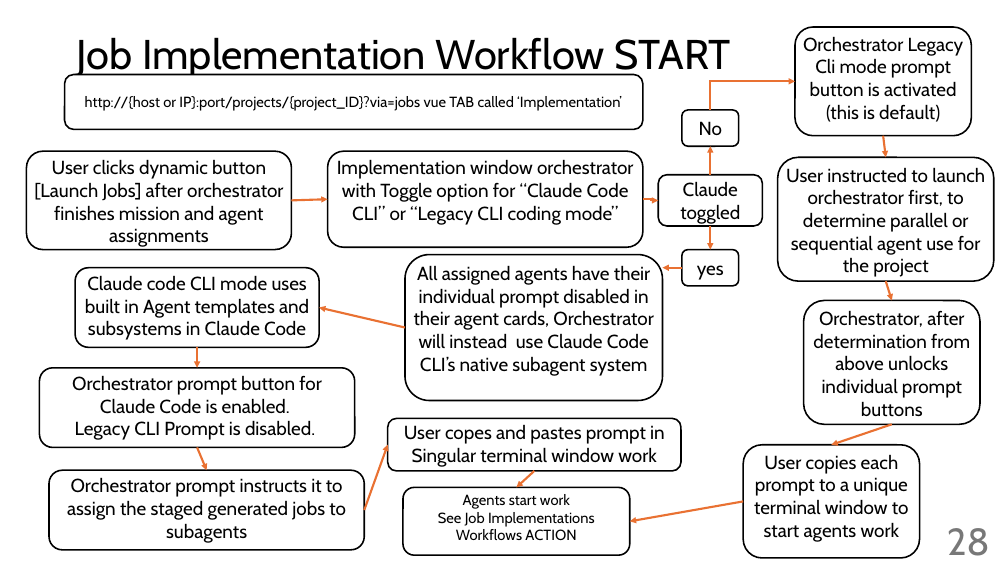
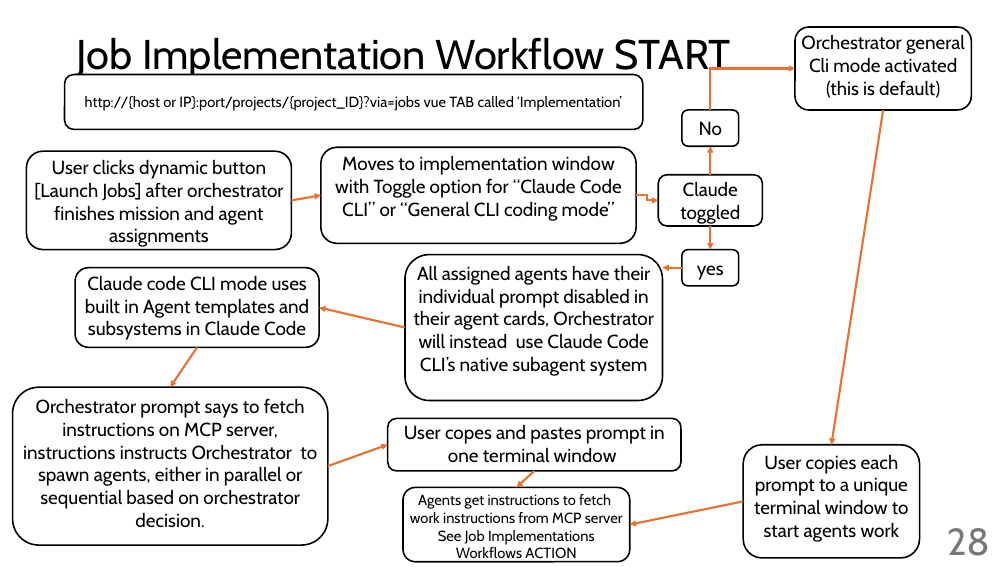
Before and after one commit to giljoai/GiljoAI_MCP, a slide deck: slide 28 of handovers/Reference_docs/giljoai workflow.pptx. Drawn at 1008x567 pixels with LibreOffice and Linux fonts; fonts in the diff are those of the drawing. Boxes give left, top, right and bottom in pixels: in the first picture for what was removed or moved away, otherwise in the second. Text is boxed around its words. In the diff, an @@ line names an element or a change of style, - is before the commit and + after.

Commit message:
Implement execution mode toggle for orchestrator jobs
Added backend and frontend support for setting execution mode ('claude_code' or 'multi_terminal') on orchestrator jobs. The execution mode is now stored in job metadata via a new API endpoint and is used by MCP tools to return mode-specific instructions and team roster. Cleaned up documentation and removed legacy references to deprecated git and task template tools. Added handover documentation for related cleanup and implementation steps.

```diff
--- a/handovers/Reference_docs/giljoai workflow.pptx
+++ b/handovers/Reference_docs/giljoai workflow.pptx
@@ rounded rectangle "Orchestrator general Cli mode activated ...": place and size @@
-rounded rectangle "Orchestrator general Cli mode activated ..." at (796, 27, 972, 136)
+rounded rectangle "Orchestrator general Cli mode activated ..." at (796, 27, 972, 110)
@@ text in rounded rectangle at (801, 34, 965, 98): text changed @@
-Orchestrator Legacy Cli mode prompt button is activated (this is default)
+Orchestrator general Cli mode activated (this is default)
@@ elbow arrow moved from (711, 110) - (796, 82) to (711, 110) - (796, 69) @@
@@ arrow moved from (883, 136) - (886, 157) to (883, 110) - (832, 445) @@
@@ rounded rectangle "Moves to implementation window with ...": place and size @@
-rounded rectangle "Moves to implementation window with ..." at (327, 151, 643, 247)
+rounded rectangle "Moves to implementation window with ..." at (321, 147, 636, 243)
@@ text in rounded rectangle at (335, 155, 622, 221): text changed @@
-Implementation window orchestrator with Toggle option for “Claude Code CLI” or “Legacy CLI coding mode”
+Moves to implementation window with Toggle option for “Claude Code CLI” or “General CLI coding mode”
@@ rounded rectangle removed at (778, 157, 994, 281) @@
-User instructed to launch orchestrator first, to determine parallel or sequential agent use for the project
@@ arrow moved from (291, 200) - (327, 200) to (291, 200) - (321, 195) @@
@@ elbow arrow moved from (643, 200) - (659, 200) to (636, 195) - (659, 200) @@
@@ arrow removed from (886, 281) to (892, 300) @@
@@ rounded rectangle removed at (804, 300, 980, 424) @@
-Orchestrator, after determination from above unlocks individual prompt buttons
@@ arrow moved from (197, 347) - (197, 368) to (197, 347) - (170, 387) @@
@@ rounded rectangle "Orchestrator prompt says to fetch ...": place and size @@
-rounded rectangle "Orchestrator prompt says to fetch ..." at (49, 470, 364, 550)
+rounded rectangle "Orchestrator prompt says to fetch ..." at (13, 387, 328, 545)
@@ rounded rectangle removed at (39, 368, 355, 448) @@
-Orchestrator prompt button for Claude Code is enabled.
-Legacy CLI Prompt is disabled.
@@ text in rounded rectangle at (23, 398, 317, 527): text changed @@
-Orchestrator prompt instructs it to assign the staged generated jobs to subagents
+Orchestrator prompt says to fetch instructions on MCP server, instructions instructs Orchestrator to spawn agents, either in parallel or sequential based on orchestrator decision.
@@ arrow removed from (197, 448) to (206, 470) @@
@@ arrow moved from (364, 510) - (388, 445) to (328, 467) - (388, 445) @@
@@ text in rounded rectangle at (404, 425, 665, 463): text changed @@
-User copes and pastes prompt in Singular terminal window work
+User copes and pastes prompt in one terminal window
@@ arrow removed from (892, 424) to (832, 445) @@
@@ rounded rectangle "Agents get instructions to fetch ...": place and size @@
-rounded rectangle "Agents get instructions to fetch ..." at (403, 488, 630, 556)
+rounded rectangle "Agents get instructions to fetch ..." at (403, 488, 630, 562)
@@ text in rounded rectangle at (410, 494, 623, 523): text changed @@
-Agents start work
+Agents get instructions to fetch work instructions from MCP server
@@ arrow moved from (743, 501) - (630, 522) to (743, 501) - (630, 525) @@
```
Also in this commit, not shown: 1 other slide changed, 22 other files.
